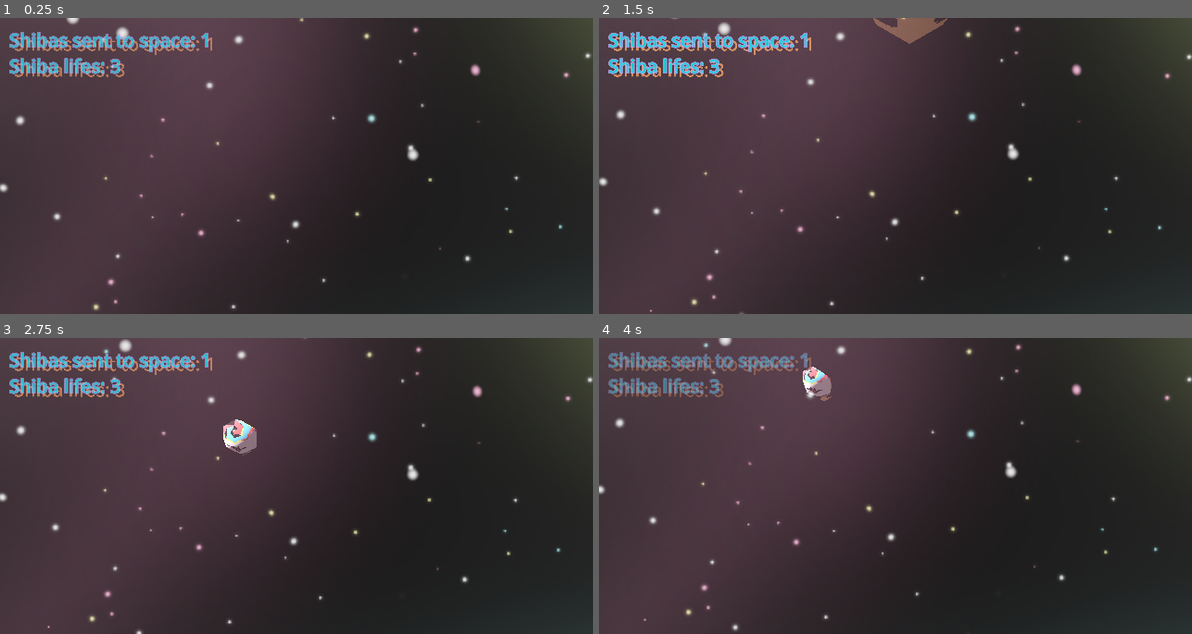
Above: before the commit, frames 1-4 (two rows, left to right).
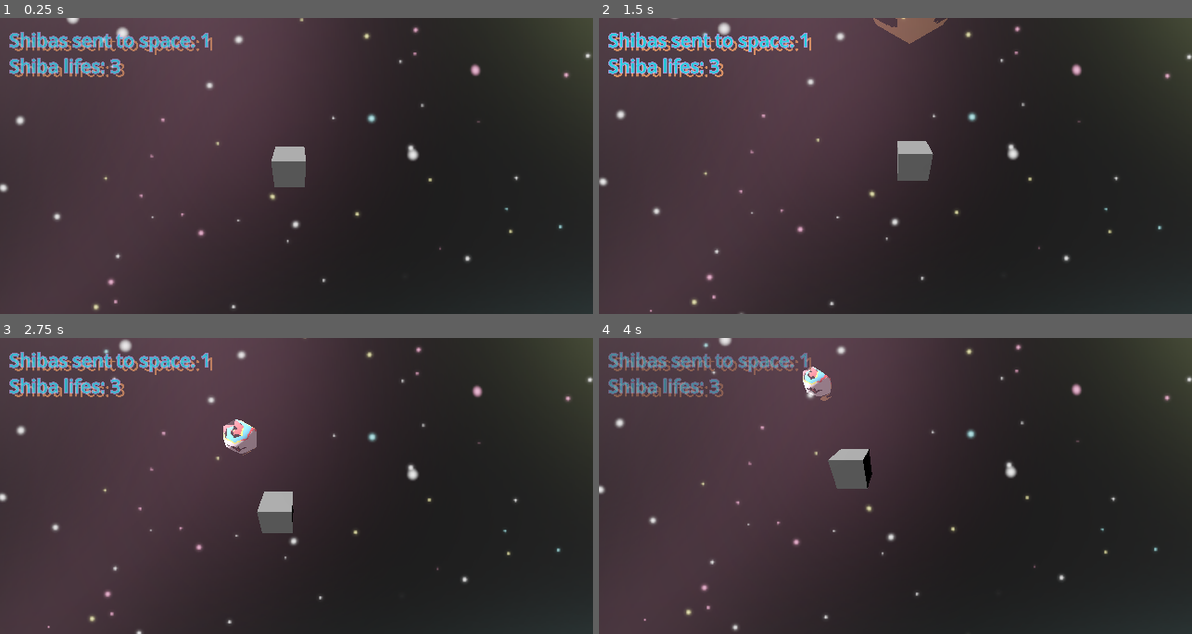
Above: after the commit, the same moments.

Repository: n0o0b090lv/shaball
Game: Godot game, scene res://scenes/main_game.tscn
Same seed, same stepped clock (60 frames per second), same inputs: the game is played once before the commit and once after it.
Inputs (mouse positions are in pixels of both pictures, inside the frame that each line leads up to):
- Up to frame 1 (0.25 s): no input
- Up to frame 2 (1.5 s): tap Enter at 0.5 s; move the mouse to (1025, 151) at 0.52 s; click (1025, 151) at 0.67 s; move the mouse to (776, 180) at 1.27 s; click (776, 180) at 1.42 s
- Up to frame 3 (2.75 s): move the mouse to (355, 420) at 2.02 s; click (355, 420) at 2.17 s
- Up to frame 4 (4 s): move the mouse to (865, 545) at 2.77 s; click (865, 545) at 2.92 s; move the mouse to (1073, 530) at 3.52 s; click (1073, 530) at 3.67 s

The runs differ from the first frame. In frame 1, 0.7% of the frame differs, in the area x 45-52%, y 43-58%; in frame 2, 0.7%; in frame 3, 0.8%; in frame 4, 0.8%, in the area x 38-47%, y 37-51%.

Commit message:
Added cube
- added cube in main_game
*smthing smthin this is tutorial commit*

Diff:
--- a/project.godot
+++ b/project.godot
@@ -12,7 +12,7 @@
 
 config/name="Shaball"
 run/main_scene="res://scenes/main_game.tscn"
-config/features=PackedStringArray("4.4", "GL Compatibility")
+config/features=PackedStringArray("4.5", "GL Compatibility")
 config/icon="res://icon.svg"
 
 [autoload]
--- a/scenes/main_game.tscn
+++ b/scenes/main_game.tscn
@@ -38,6 +38,8 @@
 
 [sub_resource type="BoxShape3D" id="BoxShape3D_ygxny"]
 size = Vector3(10, 4, 10)
+
+[sub_resource type="BoxMesh" id="BoxMesh_ygxny"]
 
 [node name="Node3D" type="Node3D"]
 
@@ -108,4 +110,8 @@
 transform = Transform3D(1, 0, 0, 0, 1, 0, 0, 0, 1, 0, 1.5, 0)
 shape = SubResource("BoxShape3D_ygxny")
 
+[node name="MeshInstance3D2" type="MeshInstance3D" parent="."]
+transform = Transform3D(1, 0, 0, 0, 0.8299149, -0.55789, 0, 0.55789, 0.8299149, -0.22669637, 4.2384777, 0)
+mesh = SubResource("BoxMesh_ygxny")
+
 [connection signal="body_entered" from="Area3D" to="Area3D" method="_on_body_entered"]
Not shown, changed: Assets/Ball_1.png.import
Not shown, changed: Assets/Skies.png.import
Not shown, changed: exports/index.apple-touch-icon.png.import
Not shown, changed: exports/index.icon.png.import
Not shown, changed: exports/index.png.import
Not shown, changed: icon.svg.import
Not shown: 1 places in scenes/main_game.tscn that only renumber resources
